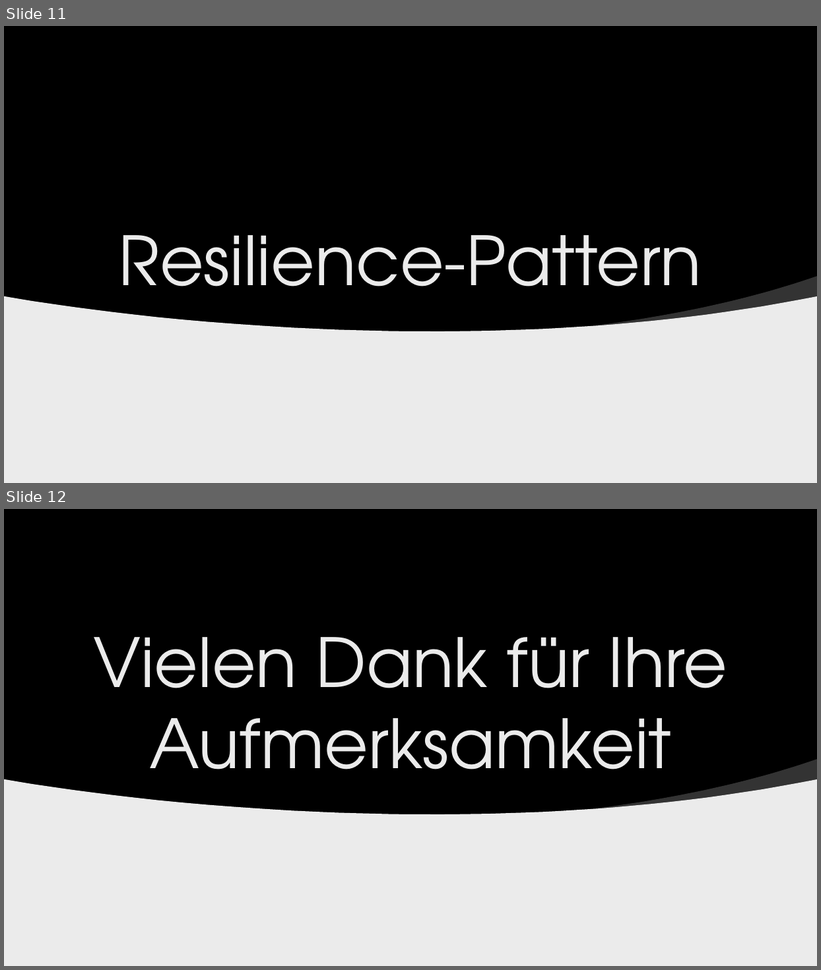
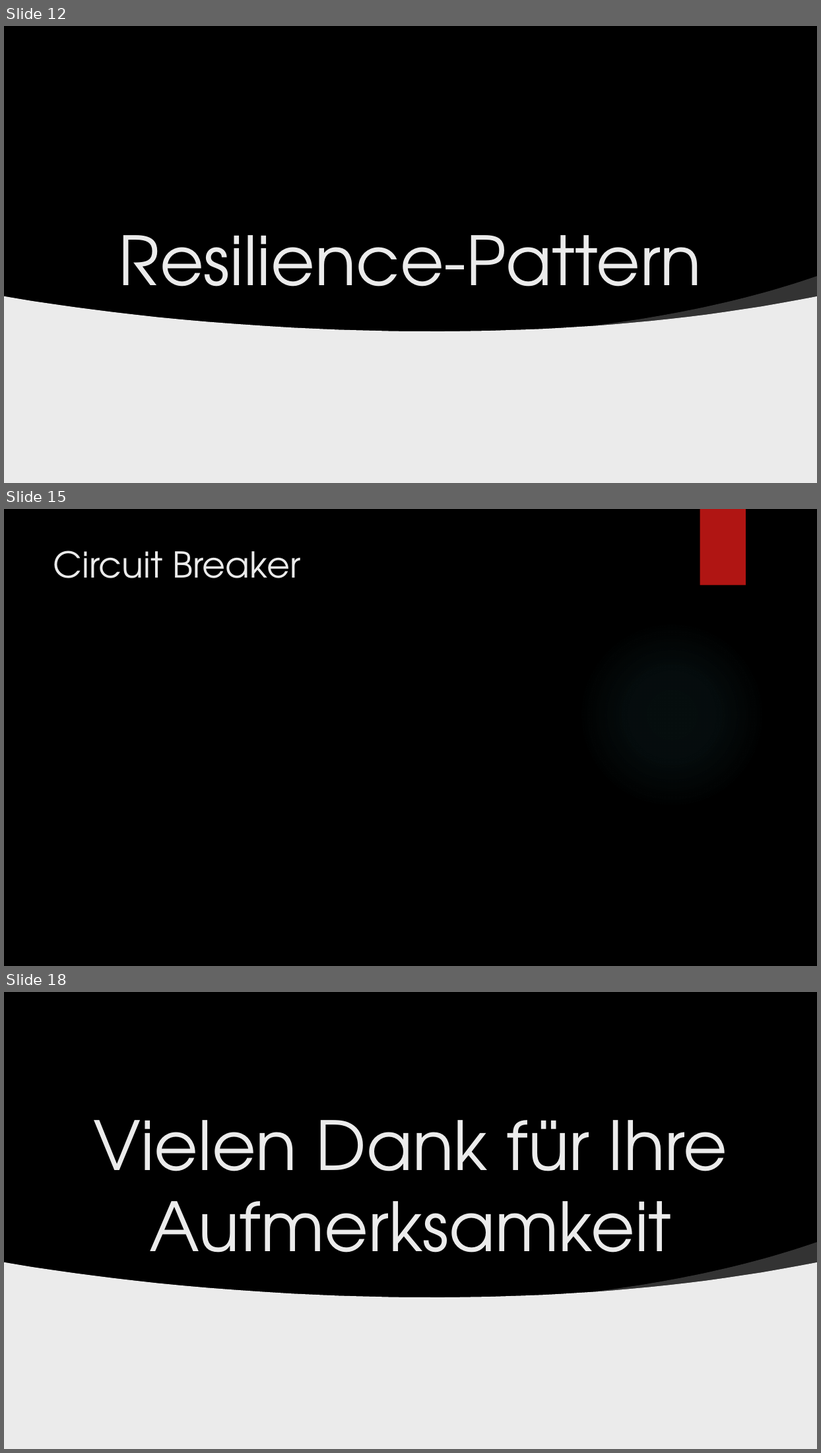
Before and after one commit to der10pm/gca, a slide deck: GCA_Abschlusspraesi_Szablewski_Linnenbaum.pptx. Shown one above the other, each under a label of ours: slides 11 and 12 before the commit, slides 12, 15 and 18 after it; the slides between them are not shown. The pictures are 821x970 and 821x1453 pixels, drawn with LibreOffice and Linux fonts; fonts in the diff are those of the drawing; grey boxes stand for pictures; background and template pictures are left out. Boxes give left, top, right and bottom in pixels: in the first picture for what was removed or moved away, otherwise in the second. Text is boxed around its words. In the diff, an @@ line names an element or a change of style, - is before the commit and + after.

```diff
--- a/GCA_Abschlusspraesi_Szablewski_Linnenbaum.pptx
+++ b/GCA_Abschlusspraesi_Szablewski_Linnenbaum.pptx
@@ slide 15 added at [4,509,817,966], background picture (left out) @@
@@ rectangle added at [700,509,746,586], fill #B01513 @@
@@ title added at [54,551,300,578], 42 pt, text #EBEBEB @@
+Circuit Breaker
@@ ellipse added at [578,621,766,809], fill gradient #50B9C1 @@
@@ what was slide 11 is now slide 12 @@
@@ what was slide 12 is now slide 18 @@
```
Also in this commit, not shown: 6 other slides added, 1 slide removed, 1 other file.
